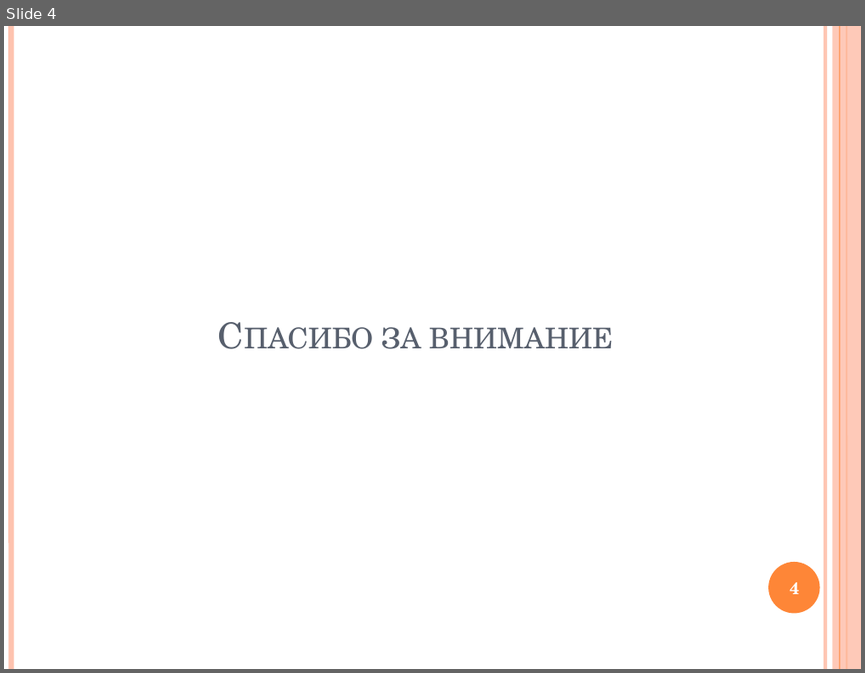
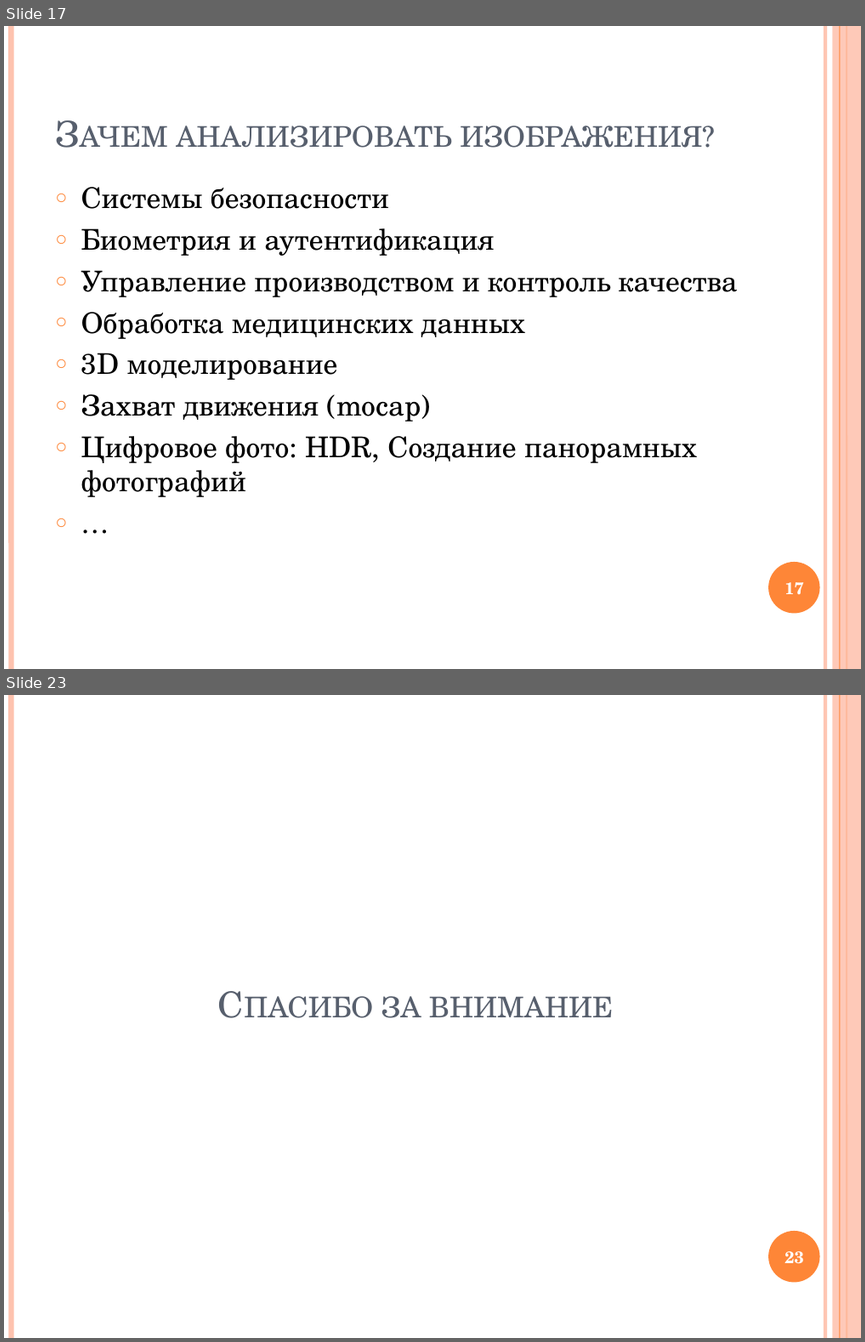
Before and after one commit to Kwentar/presentations, a slide deck: Image processing lessons/Lesson 1.pptx. Shown one above the other, each under a label of ours: slide 4 before the commit, slides 17 and 23 after it; the slides between them are not shown. The pictures are 865x673 and 865x1342 pixels, drawn with LibreOffice and Linux fonts; fonts in the diff are those of the drawing. Boxes give left, top, right and bottom in pixels: in the first picture for what was removed or moved away, otherwise in the second. Text is boxed around its words. In the diff, an @@ line names an element or a change of style, - is before the commit and + after.

```diff
--- a/Image processing lessons/Lesson 1.pptx
+++ b/Image processing lessons/Lesson 1.pptx
@@ slide 17 added at [4,26,861,669], background #FFFFFF; not listed: 6 template elements that a slide beside it also shows @@
@@ title added at [176,125,702,148], 30 pt, text #575F6D, small capitals @@
+Зачем анализировать изображения?
@@ text added at [81,187,738,497], 24 pt, text #000000 @@
+○ Системы безопасности
+○ Биометрия и аутентификация
+○ Управление производством и контроль качества
+○ Обработка медицинских данных
+○ 3D моделирование
+○ Захват движения (mocap)
+○ Цифровое фото: HDR, Создание панорамных фотографий
+○ …
@@ page number added at [784,582,804,594], 14 pt, text #FFFFFF, bold @@
+17
@@ what was slide 4 is now slide 23 @@
@@ page number at [784,1251,804,1264]: text changed @@
-4
+23
```
Also in this commit, not shown: 1 slide changed, 20 other slides added, 2 slides removed.
